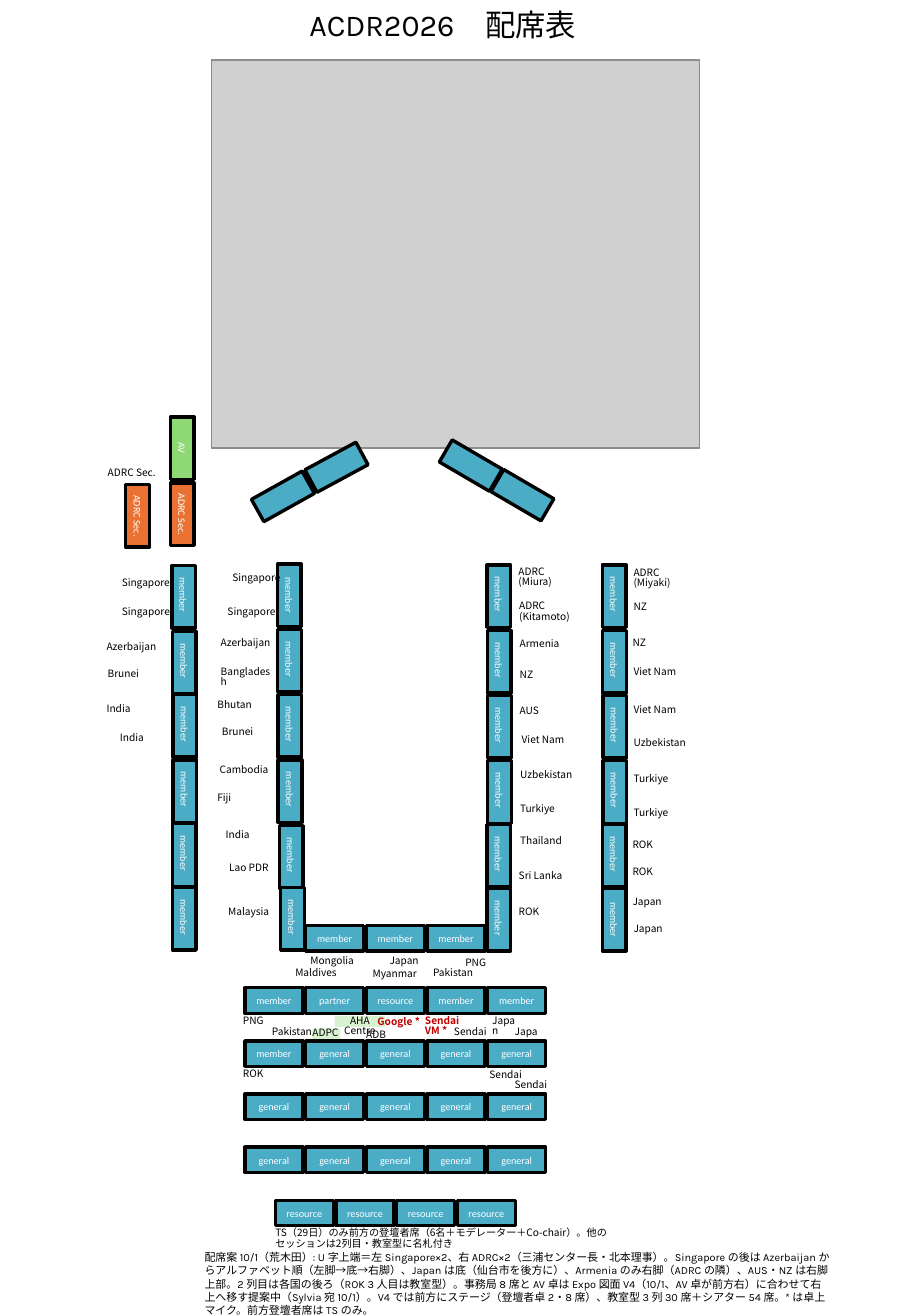
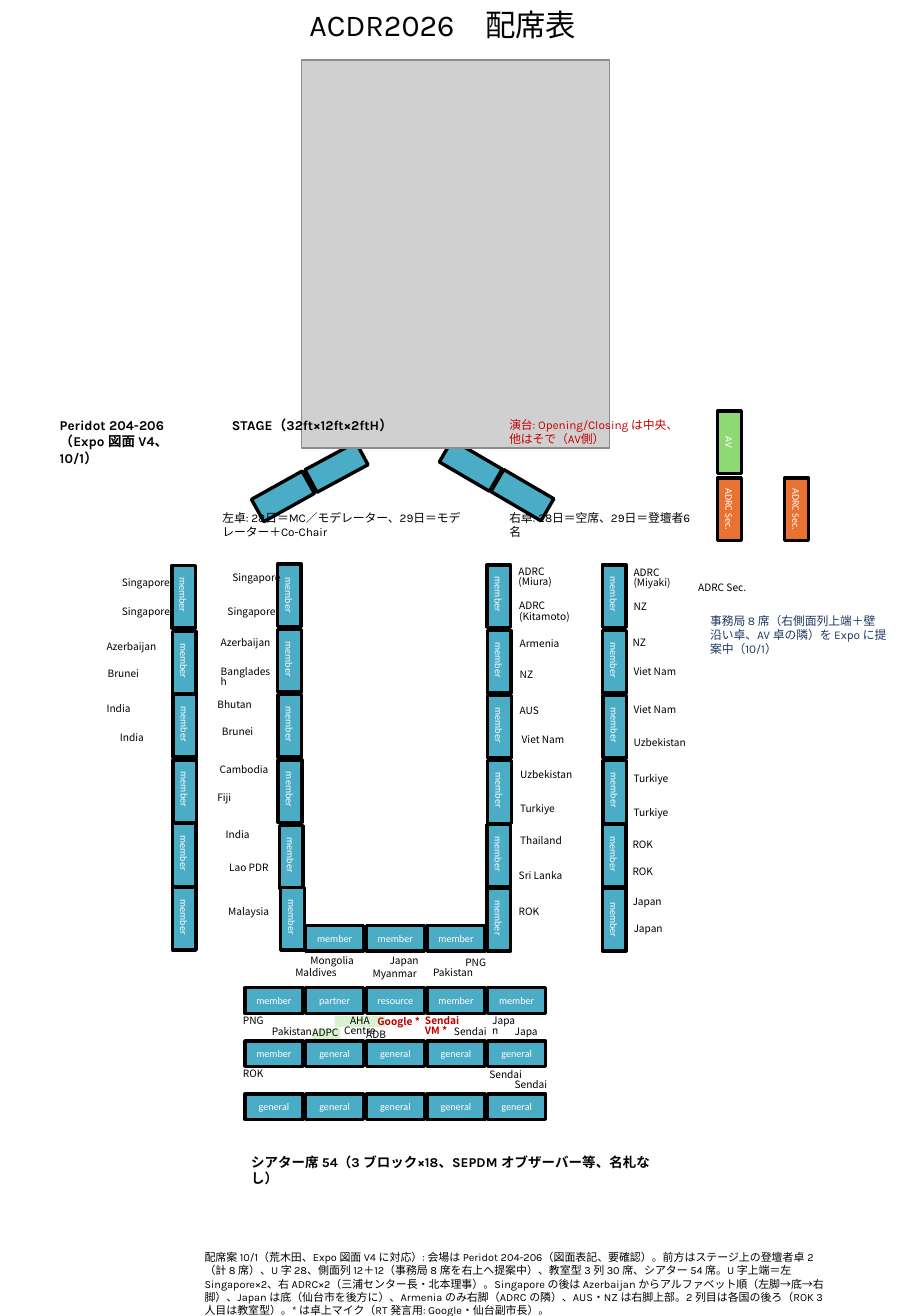
Before and after one commit to kochobi-max/whatsmap, a slide deck: slide 1 of reports/acdr2026_staff_deployment/ACDR2026_配席表_1001.pptx. Drawn at 911x1316 pixels with LibreOffice and Linux fonts; fonts in the diff are those of the drawing; grey boxes stand for pictures. Boxes give left, top, right and bottom in pixels: in the first picture for what was removed or moved away, otherwise in the second. Text is boxed around its words. In the diff, an @@ line names an element or a change of style, - is before the commit and + after.

```diff
--- a/reports/acdr2026_staff_deployment/ACDR2026_配席表_1001.pptx
+++ b/reports/acdr2026_staff_deployment/ACDR2026_配席表_1001.pptx
@@ picture: place and size @@
-picture at (211,60,700,447)
+picture at (301,60,610,447)
@@ text added at (232,418,393,435), 8 pt, text #000000, bold @@
+STAGE（32ft×12ft×2ftH）
@@ text added at (509,418,678,444), 7 pt, text #C80000 @@
+演台: Opening/Closing は中央、他はそで（AV側）
@@ rectangle "AV": place and size @@
-rectangle "AV" at (169,417,194,479)
+rectangle "AV" at (717,411,742,473)
@@ text added at (60,420,168,464), 8 pt, text #000000, bold @@
+Peridot 204-206（Expo 図面 V4、10/1）
@@ rectangle "ADRC Sec.": place and size @@
-rectangle "ADRC Sec." at (169,483,194,545)
+rectangle "ADRC Sec." at (717,478,742,540)
@@ rectangle "ADRC Sec.": place and size @@
-rectangle "ADRC Sec." at (126,485,150,547)
+rectangle "ADRC Sec." at (784,478,808,540)
@@ text added at (222,511,460,537), 7 pt, text #000000 @@
+左卓: 28日＝MC／モデレーター、29日＝モデレーター＋Co-Chair
@@ text added at (509,510,690,523), 7 pt, text #000000 @@
+右卓: 28日＝空席、29日＝登壇者6名
@@ text "ADRC Sec.": place and size @@
-text "ADRC Sec." at (108,468,156,476)
+text "ADRC Sec." at (698,583,746,591)
@@ text added at (710,615,887,654), 7 pt, text #1F3864 @@
+事務局 8 席（右側面列上端＋壁沿い卓、AV 卓の隣）を Expo に提案中（10/1）
@@ rectangle removed at (245,1147,304,1172) @@
-general
@@ text added at (251,1155,650,1184), 8 pt, text #000000, bold @@
+シアター席 54（3 ブロック×18、SEPDM オブザーバー等、名札なし）
@@ rectangle removed at (306,1147,364,1172) @@
-general
@@ rectangle removed at (367,1147,425,1172) @@
-general
@@ rectangle removed at (428,1147,486,1172) @@
-general
@@ rectangle removed at (487,1147,545,1172) @@
-general
@@ text removed at (275,1226,607,1248) @@
-TS（29日）のみ前方の登壇者席（6名＋モデレーター＋Co-chair）。他のセッションは2列目・教室型に名札付き
@@ rectangle removed at (276,1200,334,1226) @@
-resource
@@ rectangle removed at (336,1200,395,1226) @@
-resource
@@ rectangle removed at (397,1200,456,1226) @@
-resource
@@ rectangle removed at (458,1200,516,1226) @@
-resource
@@ text at (205,1250,824,1316): text changed @@
-配席案 10/1（荒木田）: U 字上端＝左 Singapore×2、右 ADRC×2（三浦センター長・北本理事）。Singapore の後は Azerbaijan からアルファベット順（左脚→底→右脚）、Japan は底（仙台市を後方に）、Armenia のみ右脚（ADRC の隣）、AUS・NZ は右脚上部。2 列目は各国の後ろ（ROK 3 人目は教室型）。事務局 8 席と AV 卓は Expo 図面 V4（10/1、AV 卓が前方右）に合わせて右上へ移す提案中（Sylvia 宛 10/1）。V4 では前方にステージ（登壇者卓 2・8 席）、教室型 3 列 30 席＋シアター 54 席。* は卓上マイク。前方登壇者席は TS のみ。
+配席案 10/1（荒木田、Expo 図面 V4 に対応）: 会場は Peridot 204-206（図面表記、要確認）。前方はステージ上の登壇者卓 2（計 8 席）、U 字 28、側面列 12＋12（事務局 8 席を右上へ提案中）、教室型 3 列 30 席、シアター 54 席。U 字上端＝左 Singapore×2、右 ADRC×2（三浦センター長・北本理事）。Singapore の後は Azerbaijan からアルファベット順（左脚→底→右脚）、Japan は底（仙台市を後方に）、Armenia のみ右脚（ADRC の隣）、AUS・NZ は右脚上部。2 列目は各国の後ろ（ROK 3 人目は教室型）。* は卓上マイク（RT 発言用: Google・仙台副市長）。
```
Also in this commit, not shown: 1 other file.
